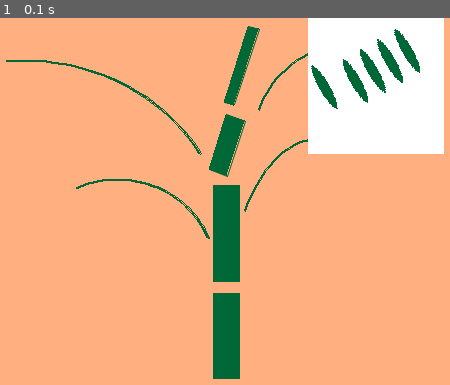
Above: before the commit, frame 1.
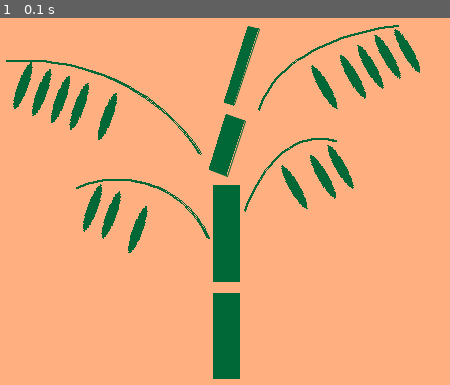
Above: after the commit, the same moment.

Repository: dxd1dxd/Test
Game: pygame game, started from Pygame/Panda.py
Same seed, same stepped clock (60 frames per second), same inputs: the game is played once before the commit and once after it.
Inputs:
- Up to frame 1 (0.1 s): no input

The runs differ from the first frame. In frame 1, 13% of the frame differs, in the area x 2-99%, y 0-65%.

Commit message:
creat all leaves

Diff:
--- a/Pygame/Panda.py
+++ b/Pygame/Panda.py
@@ -6,11 +6,11 @@
 
 FPS = 30
 screen = pygame.display.set_mode((800, 532))
-#coloring the background
+# coloring the background
 
 screen.fill((255, 175, 128))
 
-#creating a bamboo trunk
+# creating a bamboo trunk
 
 polygon(screen, (0, 104, 55), [(430, 8), (406, 84), (415, 87), (440, 10)])
 aalines(screen, (0, 104, 55), True, [(430, 8), (406, 84), (416, 86), (441, 11)])
@@ -19,27 +19,49 @@
 polygon(screen, (0, 104, 55), [(395, 167), (395, 263), (421, 263), (421, 167)])
 polygon(screen, (0, 104, 55), [(395, 275), (395, 360), (421, 360), (421, 275)])
 
-#creating bamboo branches
+# creating bamboo branches
+# arc(screen, (0, 104, 55), (438, 6, 344, 208), math.radians(100), math.radians(170), 2)
+# arc(screen, (0, 104, 55), (415, 120, 176, 291), math.radians(80), math.radians(150), 2)
+#arc(screen, (0, 104, 55), (203, 161, 195, 181), math.radians(20), math.radians(115), 2)
+# arc(screen, (0, 104, 55), (3, 42, 409, 375), math.radians(30), math.radians(95), 2)
+
+# creating bamboo leaves
+
+surf = pygame.Surface((100, 100))
+surf.fill((255, 175, 128))
+ellipse(surf, (0, 104, 55), (0, 0, 10, 50))
+ellipse(surf, (0, 104, 55), (30, 5, 10, 50))
+ellipse(surf, (0, 104, 55), (50, 5, 10, 50))
+ellipse(surf, (0, 104, 55), (70, 5, 10, 50))
+ellipse(surf, (0, 104, 55), (90, 10, 10, 50))
+screen.blit(pygame.transform.rotate(surf, 30), (490, 0))
 arc(screen, (0, 104, 55), (438, 6, 344, 208), math.radians(100), math.radians(170), 2)
-arc(screen, (0, 104, 55), (415, 120, 176, 291), math.radians(80), math.radians(150), 2)
-arc(screen, (0, 104, 55), (203, 161, 195, 181), math.radians(20), math.radians(115), 2)
+
+surf = pygame.Surface((100, 100))
+surf.fill((255, 175, 128))
+ellipse(surf, (0, 104, 55), (0, 5, 10, 50))
+ellipse(surf, (0, 104, 55), (30, 5, 10, 50))
+ellipse(surf, (0, 104, 55), (50, 5, 10, 50))
+ellipse(surf, (0, 104, 55), (70, 5, 10, 50))
+ellipse(surf, (0, 104, 55), (90, 5, 10, 50))
+screen.blit(pygame.transform.rotate(surf, 160), (190, 0))
 arc(screen, (0, 104, 55), (3, 42, 409, 375), math.radians(30), math.radians(95), 2)
 
-#creating bamboo leaves
+surf = pygame.Surface((100, 100))
+surf.fill((255, 175, 128))
+ellipse(surf, (0, 104, 55), (0, 0, 10, 50))
+ellipse(surf, (0, 104, 55), (30, 5, 10, 50))
+ellipse(surf, (0, 104, 55), (50, 5, 10, 50))
+screen.blit(pygame.transform.rotate(surf, 30), (460, 100))
+arc(screen, (0, 104, 55), (415, 120, 176, 291), math.radians(80), math.radians(150), 2)
 
-surf = pygame.Surface((100, 100))
-surf.fill((255, 255, 255))
+surf = pygame.Surface((60, 60))
+surf.fill((255, 175, 128))
 ellipse(surf, (0, 104, 55), (0, 0, 10, 50))
-ellipse(surf, (0, 104, 55), (30, 10, 10, 50))
-ellipse(surf, (0, 104, 55), (50, 10, 10, 50))
-ellipse(surf, (0, 104, 55), (70, 10, 10, 50))
-ellipse(surf, (0, 104, 55), (90, 10, 10, 50))
-screen.blit(pygame.transform.rotate(surf, 30), (490, 0))
-
-
-
-
-
+ellipse(surf, (0, 104, 55), (30, 5, 10, 50))
+ellipse(surf, (0, 104, 55), (50, 5, 10, 50))
+screen.blit(pygame.transform.rotate(surf, 160), (260, 160))
+arc(screen, (0, 104, 55), (203, 161, 195, 181), math.radians(20), math.radians(115), 2)
 
 
 
